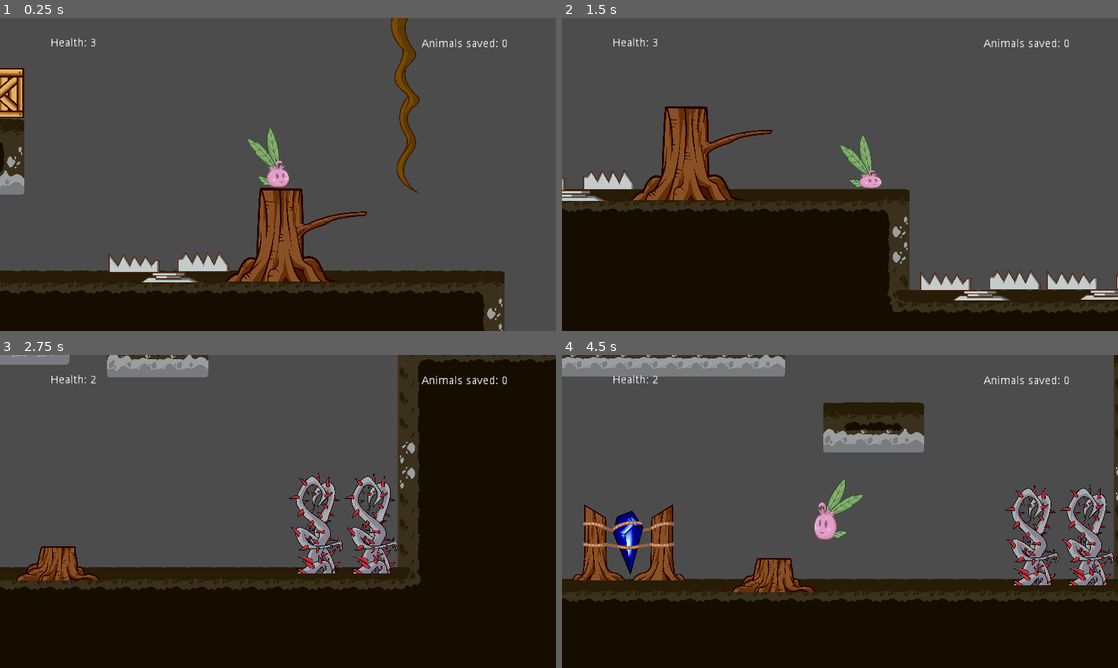
Above: before the commit, frames 1-4 (two rows, left to right).
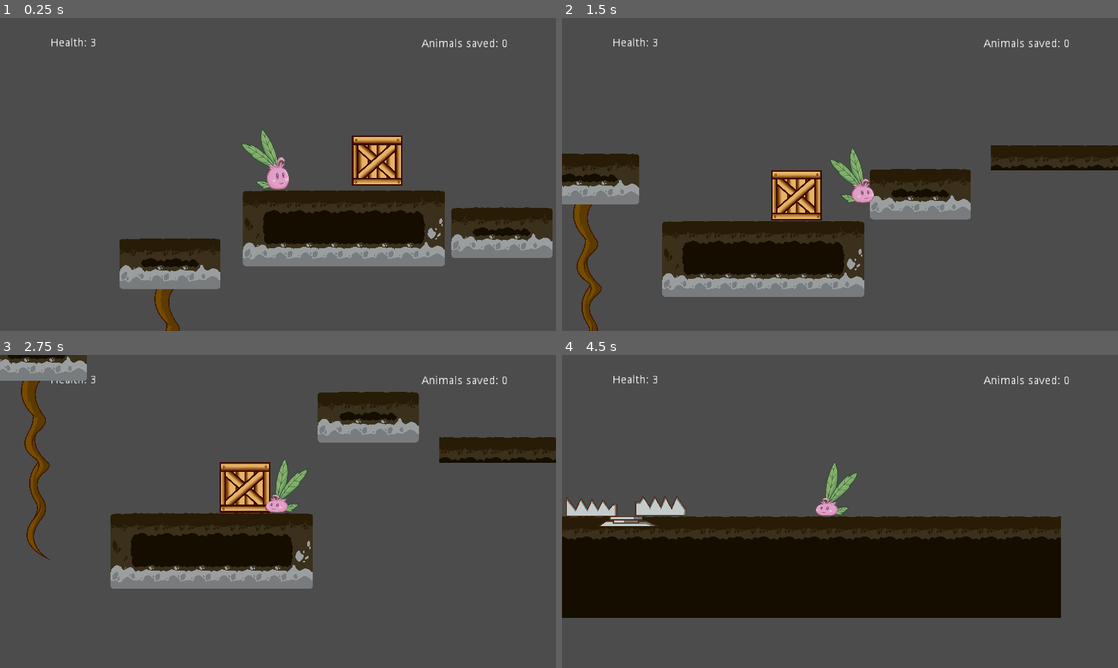
Above: after the commit, the same moments.

Repository: DamianKoch1/OnionsAdventure
Game: Godot game, scene res://Levels/Level 2.tscn
Two runs of this game, one before a commit and one after it. Both use one fixed random seed, a clock stepped at 60 frames per second and the inputs below. This scene is started directly instead of the project's main scene. The engine's default icon, where the game draws it, is replaced by a stand-in: a white triangle on a blue panel in a dark square.
Inputs:
- Up to frame 1 (0.25 s): no input
- Up to frame 2 (1.5 s): hold Right (ui_right) from 0.53 s (still down); tap E (push) at 0.6, 1.35 s; tap Space (jump) at 0.77 s
- Up to frame 3 (2.75 s): tap Space (jump) at 1.52 s; release Right (ui_right) at 2.03 s; hold Left (ui_left) from 2.03 s (still down); tap E (push) at 2.1 s
- Up to frame 4 (4.5 s): release Left (ui_left) at 2.78 s; hold Right (ui_right) 2.78-4.28 s; tap E (push) at 2.85, 3.6, 4.35 s; tap Space (jump) at 3.02, 3.77 s; hold Left (ui_left) from 4.28 s (still down)

The runs differ from the first frame. In frame 1, 36% of the frame differs, in the area x 0-100%, y 0-100%; in frame 2, 39%; in frame 3, 67%; in frame 4, 47%.

Commit message:
started working on box/platform bugfix

Diff:
--- a/Levels/Level 1.tscn
+++ b/Levels/Level 1.tscn
@@ -18,22 +18,22 @@
 [ext_resource path="res://Objects/Obstacles/Stump L.tscn" type="PackedScene" id=16]
 [ext_resource path="res://Assets/Trees/asset_tree_stump_large_1.png" type="Texture" id=17]
 
-[sub_resource type="RectangleShape2D" id=9]
+[sub_resource type="RectangleShape2D" id=1]
 
 custom_solver_bias = 0.0
 extents = Vector2( 10, 11.4254 )
 
-[sub_resource type="RectangleShape2D" id=10]
+[sub_resource type="RectangleShape2D" id=2]
 
 custom_solver_bias = 0.0
 extents = Vector2( 447.881, 10 )
 
-[sub_resource type="StreamTexture" id=13]
+[sub_resource type="StreamTexture" id=3]
 
 flags = 0
-load_path = "res://.import/asset_stone_large_2.png-02f56c717cb661d9d13b2c176d59a9bd.stex"
-
-[sub_resource type="StreamTexture" id=14]
+load_path = ""
+
+[sub_resource type="StreamTexture" id=4]
 
 flags = 0
 load_path = "res://.import/asset_stone_inamovable_3.png-94ee387bd991097ac861a2eaae47f874.stex"
@@ -98,22 +98,22 @@
 "values": [ 0.0, 90.0 ]
 }
 
-[sub_resource type="StreamTexture" id=15]
+[sub_resource type="StreamTexture" id=7]
 
 flags = 0
-load_path = "res://.import/asset_stone_gate_runes_2.png-3a7a8eff923c0515cbc5344a188026e2.stex"
-
-[sub_resource type="RectangleShape2D" id=11]
+load_path = ""
+
+[sub_resource type="RectangleShape2D" id=8]
 
 custom_solver_bias = 0.0
 extents = Vector2( 10, 10 )
 
-[sub_resource type="RectangleShape2D" id=12]
+[sub_resource type="RectangleShape2D" id=9]
 
 custom_solver_bias = 0.0
 extents = Vector2( 10, 10 )
 
-[node name="Level 1" index="0" instance=ExtResource( 1 )]
+[node name="Level 1" instance=ExtResource( 1 )]
 
 _sections_unfolded = [ "Transform" ]
 
@@ -697,7 +697,7 @@
 editor/display_folded = true
 position = Vector2( 9070, 220 )
 scale = Vector2( 0.104167, 0.104167 )
-texture = SubResource( 13 )
+texture = SubResource( 3 )
 
 [node name="CollisionPolygon2D" parent="stone/StaticBody2D" index="0"]
 
@@ -709,7 +709,7 @@
 position = Vector2( 9923.31, 311.022 )
 scale = Vector2( 0.104167, 0.104167 )
 z_index = 90
-texture = SubResource( 13 )
+texture = SubResource( 3 )
 flip_h = true
 _sections_unfolded = [ "Offset", "Transform", "Z Index" ]
 
@@ -874,7 +874,7 @@
 editor/display_folded = true
 position = Vector2( 12859.4, -47.6668 )
 scale = Vector2( 0.121272, 0.121272 )
-texture = SubResource( 15 )
+texture = SubResource( 7 )
 
 [node name="stump s 2" parent="." index="78" instance=ExtResource( 15 )]
 
--- a/Levels/Level 2.tscn
+++ b/Levels/Level 2.tscn
@@ -1,20 +1,29 @@
-[gd_scene load_steps=14 format=2]
+[gd_scene load_steps=15 format=2]
 
 [ext_resource path="res://Levels/LevelTemplate.tscn" type="PackedScene" id=1]
 [ext_resource path="res://Objects/Runes/EarthStone.tscn" type="PackedScene" id=2]
-[ext_resource path="res://Objects/Obstacles/Obstacle.tscn" type="PackedScene" id=3]
-[ext_resource path="res://Assets/Trees/asset_tree_stump_small_1.png" type="Texture" id=4]
-[ext_resource path="res://Assets/Trees/asset_tree_stump_medium_1.png" type="Texture" id=5]
-[ext_resource path="res://Assets/Trees/asset_twig_right_1.png" type="Texture" id=6]
-[ext_resource path="res://Objects/Trap/Trap.tscn" type="PackedScene" id=7]
-[ext_resource path="res://Objects/Obstacles/DamagingObstacle.tscn" type="PackedScene" id=8]
-[ext_resource path="res://Assets/asset_vine_thorns_1.png" type="Texture" id=9]
-[ext_resource path="res://Objects/Box/Box.tscn" type="PackedScene" id=10]
-[ext_resource path="res://Objects/Runes/FireStone.tscn" type="PackedScene" id=11]
-[ext_resource path="res://Objects/Ladder/Ladder.tscn" type="PackedScene" id=12]
-[ext_resource path="res://Objects/Ladder/asset_vine_1.png" type="Texture" id=13]
-
-[node name="Level 2" instance=ExtResource( 1 )]
+[ext_resource path="res://Objects/Trap/Trap.tscn" type="PackedScene" id=3]
+[ext_resource path="res://Objects/Obstacles/DamagingObstacle.tscn" type="PackedScene" id=4]
+[ext_resource path="res://Assets/asset_vine_thorns_1.png" type="Texture" id=5]
+[ext_resource path="res://Objects/Box/Box.tscn" type="PackedScene" id=6]
+[ext_resource path="res://Objects/Runes/FireStone.tscn" type="PackedScene" id=7]
+[ext_resource path="res://Objects/Ladder/Ladder.tscn" type="PackedScene" id=8]
+[ext_resource path="res://Objects/Ladder/asset_vine_1.png" type="Texture" id=9]
+[ext_resource path="res://Assets/Trees/asset_tree_stump_medium_1.png" type="Texture" id=10]
+[ext_resource path="res://Assets/Trees/asset_twig_right_1.png" type="Texture" id=11]
+[ext_resource path="res://Objects/Obstacles/Stump S.tscn" type="PackedScene" id=12]
+
+[sub_resource type="RectangleShape2D" id=1]
+
+custom_solver_bias = 0.0
+extents = Vector2( 10, 11.4254 )
+
+[sub_resource type="RectangleShape2D" id=2]
+
+custom_solver_bias = 0.0
+extents = Vector2( 447.881, 10 )
+
+[node name="Level 2" index="0" instance=ExtResource( 1 )]
 
 _sections_unfolded = [ "Transform" ]
 
@@ -24,7 +33,7 @@
 
 [node name="Onion" parent="." index="1"]
 
-position = Vector2( 1857.08, -326.653 )
+position = Vector2( 2156.46, -675.245 )
 
 [node name="TileMap" parent="." index="2"]
 
@@ -48,42 +57,7 @@
 
 position = Vector2( -3.8147e-006, -270 )
 
-[node name="stump s" parent="." index="6" instance=ExtResource( 3 )]
-
-editor/display_folded = true
-position = Vector2( -100, 70 )
-scale = Vector2( 0.055638, 0.057486 )
-texture = ExtResource( 4 )
-_sections_unfolded = [ "Offset", "Transform" ]
-
-[node name="CollisionPolygon2D" parent="stump s/StaticBody2D" index="0"]
-
-polygon = PoolVector2Array( 539.2, 0, 1437.87, 0, 1437.87, 695.822, 539.2, 695.822 )
-
-[node name="stump m" parent="." index="7" instance=ExtResource( 3 )]
-
-editor/display_folded = true
-position = Vector2( -270, -360 )
-scale = Vector2( 0.0765198, 0.095925 )
-texture = ExtResource( 5 )
-_sections_unfolded = [ "Offset", "Transform" ]
-
-[node name="CollisionPolygon2D" parent="stump m/StaticBody2D" index="0"]
-
-polygon = PoolVector2Array( 522.74, 0, 1306.85, 0, 1306.85, 938.233, 1568.22, 938.233, 1568.22, 1250.98, 261.37, 1250.98, 261.37, 938.233, 522.74, 938.233 )
-
-[node name="brunch right" parent="stump m" index="1" instance=ExtResource( 3 )]
-
-position = Vector2( 1176.17, 312.744 )
-scale = Vector2( 1.09309, 0.894834 )
-texture = ExtResource( 6 )
-_sections_unfolded = [ "Offset", "Transform" ]
-
-[node name="CollisionPolygon2D" parent="stump m/brunch right/StaticBody2D" index="0"]
-
-polygon = PoolVector2Array( 46.4655, 234.119, 74.1982, 177.369, 160.88, 184.998, 413.247, 93.1167, 696.121, 30.9614, 1045.84, 7.55054, 1072.92, 11.3201, 1038.11, 52.781, 798.29, 82.9343, 589.416, 124.396, 465.639, 180.933, 214.217, 271.393, 74.9678, 392.007 )
-
-[node name="moving Platform2" parent="." index="8" instance=ExtResource( 2 )]
+[node name="moving Platform2" parent="." index="6" instance=ExtResource( 2 )]
 
 editor/display_folded = true
 position = Vector2( 80, -290.902 )
@@ -94,25 +68,25 @@
 position = Vector2( 477.47, 3.33786e-006 )
 scale = Vector2( 1.62451, 0.999999 )
 
-[node name="Trap" parent="." index="9" instance=ExtResource( 7 )]
+[node name="Trap" parent="." index="7" instance=ExtResource( 3 )]
 
 editor/display_folded = true
 position = Vector2( 440.1, -194.59 )
 
-[node name="Trap2" parent="." index="10" instance=ExtResource( 7 )]
+[node name="Trap2" parent="." index="8" instance=ExtResource( 3 )]
 
 position = Vector2( 599.613, -193.681 )
 
-[node name="Trap3" parent="." index="11" instance=ExtResource( 7 )]
+[node name="Trap3" parent="." index="9" instance=ExtResource( 3 )]
 
 position = Vector2( 1060, -190 )
 
-[node name="thornbush" parent="." index="12" instance=ExtResource( 8 )]
+[node name="thornbush" parent="." index="10" instance=ExtResource( 4 )]
 
 editor/display_folded = true
 position = Vector2( 350, 40 )
 scale = Vector2( 0.041511, 0.041511 )
-texture = ExtResource( 9 )
+texture = ExtResource( 5 )
 _sections_unfolded = [ "Transform" ]
 
 [node name="CollisionShape2D" parent="thornbush/Collider" index="0"]
@@ -125,41 +99,33 @@
 position = Vector2( 9.02779, 13.3851 )
 scale = Vector2( 0.163041, 0.145038 )
 
-[node name="thornbush2" parent="." index="13" instance=ExtResource( 8 )]
+[node name="thornbush2" parent="." index="11" instance=ExtResource( 4 )]
 
 editor/display_folded = true
 position = Vector2( 280, 40 )
 scale = Vector2( 0.041511, 0.041511 )
-texture = ExtResource( 9 )
-_sections_unfolded = [ "Transform" ]
-
-[node name="thornbush3" parent="." index="14" instance=ExtResource( 8 )]
+texture = ExtResource( 5 )
+_sections_unfolded = [ "Transform" ]
+
+[node name="thornbush3" parent="." index="12" instance=ExtResource( 4 )]
 
 position = Vector2( -290, -310 )
 scale = Vector2( 0.041511, 0.041511 )
-texture = ExtResource( 9 )
-_sections_unfolded = [ "Transform" ]
-
-[node name="thornbush4" parent="." index="15" instance=ExtResource( 8 )]
+texture = ExtResource( 5 )
+_sections_unfolded = [ "Transform" ]
+
+[node name="thornbush4" parent="." index="13" instance=ExtResource( 4 )]
 
 position = Vector2( 1400, -440 )
 scale = Vector2( 0.041511, 0.041511 )
-texture = ExtResource( 9 )
-_sections_unfolded = [ "Transform" ]
-
-[node name="Box" parent="." index="16" instance=ExtResource( 10 )]
-
-position = Vector2( 860, -210 )
-
-[node name="Box2" parent="." index="17" instance=ExtResource( 10 )]
-
-position = Vector2( 1500, -400 )
-
-[node name="Box3" parent="." index="18" instance=ExtResource( 10 )]
-
-position = Vector2( 2280, -660 )
-
-[node name="moving Platform3" parent="." index="19" instance=ExtResource( 2 )]
+texture = ExtResource( 5 )
+_sections_unfolded = [ "Transform" ]
+
+[node name="Box3" parent="." index="14" instance=ExtResource( 6 )]
+
+position = Vector2( 2282.05, -682.556 )
+
+[node name="moving Platform3" parent="." index="15" instance=ExtResource( 2 )]
 
 editor/display_folded = true
 position = Vector2( 1250, -230 )
@@ -182,42 +148,19 @@
 position = Vector2( -7.48634e-005, -140 )
 scale = Vector2( 1.00001, 0.999999 )
 
-[node name="Trap4" parent="." index="20" instance=ExtResource( 7 )]
+[node name="Trap4" parent="." index="16" instance=ExtResource( 3 )]
 
 position = Vector2( 1721, -190 )
 
-[node name="Trap5" parent="." index="21" instance=ExtResource( 7 )]
+[node name="Trap5" parent="." index="17" instance=ExtResource( 3 )]
 
 position = Vector2( 2235.37, -63.5859 )
 
-[node name="Trap6" parent="." index="22" instance=ExtResource( 7 )]
+[node name="Trap6" parent="." index="18" instance=ExtResource( 3 )]
 
 position = Vector2( 2395.81, -64.5612 )
 
-[node name="stump m2" parent="." index="23" instance=ExtResource( 3 )]
-
-editor/display_folded = true
-position = Vector2( 1789.82, -296.592 )
-scale = Vector2( 0.0765198, 0.095925 )
-texture = ExtResource( 5 )
-_sections_unfolded = [ "Offset", "Transform" ]
-
-[node name="CollisionPolygon2D" parent="stump m2/StaticBody2D" index="0"]
-
-polygon = PoolVector2Array( 522.74, 0, 1306.85, 0, 1306.85, 938.233, 1568.22, 938.233, 1568.22, 1250.98, 261.37, 1250.98, 261.37, 938.233, 522.74, 938.233 )
-
-[node name="brunch right" parent="stump m2" index="1" instance=ExtResource( 3 )]
-
-position = Vector2( 1176.17, 312.744 )
-scale = Vector2( 1.09309, 0.894834 )
-texture = ExtResource( 6 )
-_sections_unfolded = [ "Offset", "Transform" ]
-
-[node name="CollisionPolygon2D" parent="stump m2/brunch right/StaticBody2D" index="0"]
-
-polygon = PoolVector2Array( 46.4655, 234.119, 74.1982, 177.369, 160.88, 184.998, 413.247, 93.1167, 696.121, 30.9614, 1045.84, 7.55054, 1072.92, 11.3201, 1038.11, 52.781, 798.29, 82.9343, 589.416, 124.396, 465.639, 180.933, 214.217, 271.393, 74.9678, 392.007 )
-
-[node name="moving Platform4" parent="." index="24" instance=ExtResource( 2 )]
+[node name="moving Platform4" parent="." index="19" instance=ExtResource( 2 )]
 
 editor/display_folded = true
 position = Vector2( 2020, -520 )
@@ -245,7 +188,7 @@
 position = Vector2( -2.17632, -366.834 )
 scale = Vector2( 2.81007, 1.35001 )
 
-[node name="moving Platform5" parent="." index="25" instance=ExtResource( 2 )]
+[node name="moving Platform5" parent="." index="20" instance=ExtResource( 2 )]
 
 position = Vector2( 2440, -570 )
 platformSpeed = 1.0
@@ -259,18 +202,131 @@
 position = Vector2( -2.17632, -220 )
 scale = Vector2( 2.81007, 2 )
 
+[node name="stump m 7" type="Sprite" parent="." index="21"]
+
+position = Vector2( -230.623, -372.312 )
+scale = Vector2( 0.0765978, 0.0959247 )
+texture = ExtResource( 10 )
+centered = false
+_sections_unfolded = [ "Offset", "Transform" ]
+__meta__ = {
+"_edit_group_": true
+}
+
+[node name="branch 2" type="Sprite" parent="stump m 7" index="0"]
+
+position = Vector2( 1127.71, 494.169 )
+scale = Vector2( 1.16478, 0.930097 )
+texture = ExtResource( 11 )
+centered = false
+_sections_unfolded = [ "Offset" ]
+
+[node name="StaticBody2D" type="StaticBody2D" parent="stump m 7/branch 2" index="0"]
+
+input_pickable = false
+collision_layer = 1
+collision_mask = 1
+constant_linear_velocity = Vector2( 0, 0 )
+constant_angular_velocity = 0.0
+friction = 1.0
+bounce = 0.0
+
+[node name="CollisionPolygon2D" type="CollisionPolygon2D" parent="stump m 7/branch 2/StaticBody2D" index="0"]
+
+build_mode = 0
+polygon = PoolVector2Array( 106.54, 310.559, 81.9783, 146.471, 431.996, 80.2121, 714.984, 27.0116, 1060.56, 12.2434, 1050.56, 142.115, 785.924, 166.172, 576.625, 209.476, 456.338, 233.533, 165.613, 295.791 )
+one_way_collision = true
+
+[node name="StaticBody2D2" type="StaticBody2D" parent="stump m 7" index="1"]
+
+input_pickable = false
+collision_layer = 1
+collision_mask = 1
+constant_linear_velocity = Vector2( 0, 0 )
+constant_angular_velocity = 0.0
+friction = 1.0
+bounce = 0.0
+
+[node name="CollisionShape2D" type="CollisionShape2D" parent="stump m 7/StaticBody2D2" index="0"]
+
+position = Vector2( 921.726, 621.795 )
+scale = Vector2( 37.0807, 54.671 )
+shape = SubResource( 1 )
+
+[node name="CollisionShape2D2" type="CollisionShape2D" parent="stump m 7/StaticBody2D2" index="1"]
+
+position = Vector2( 899.917, 1078.2 )
+scale = Vector2( 1.45442, 16.2295 )
+shape = SubResource( 2 )
+
+[node name="stump m 8" type="Sprite" parent="." index="22"]
+
+position = Vector2( 1799.41, -304.644 )
+scale = Vector2( 0.0765978, 0.0959247 )
+texture = ExtResource( 10 )
+centered = false
+_sections_unfolded = [ "Offset", "Transform" ]
+__meta__ = {
+"_edit_group_": true
+}
+
+[node name="branch 2" type="Sprite" parent="stump m 8" index="0"]
+
+position = Vector2( 1127.71, 494.169 )
+scale = Vector2( 1.16478, 0.930097 )
+texture = ExtResource( 11 )
+centered = false
+_sections_unfolded = [ "Offset" ]
+
+[node name="StaticBody2D" type="StaticBody2D" parent="stump m 8/branch 2" index="0"]
+
+input_pickable = false
+collision_layer = 1
+collision_mask = 1
+constant_linear_velocity = Vector2( 0, 0 )
+constant_angular_velocity = 0.0
+friction = 1.0
+bounce = 0.0
+
+[node name="CollisionPolygon2D" type="CollisionPolygon2D" parent="stump m 8/branch 2/StaticBody2D" index="0"]
+
+build_mode = 0
+polygon = PoolVector2Array( 106.54, 310.559, 81.9783, 146.471, 431.996, 80.2121, 714.984, 27.0116, 1060.56, 12.2434, 1050.56, 142.115, 785.924, 166.172, 576.625, 209.476, 456.338, 233.533, 165.613, 295.791 )
+one_way_collision = true
+
+[node name="StaticBody2D2" type="StaticBody2D" parent="stump m 8" index="1"]
+
+input_pickable = false
+collision_layer = 1
+collision_mask = 1
+constant_linear_velocity = Vector2( 0, 0 )
+constant_angular_velocity = 0.0
+friction = 1.0
+bounce = 0.0
+
+[node name="CollisionShape2D" type="CollisionShape2D" parent="stump m 8/StaticBody2D2" index="0"]
+
+position = Vector2( 921.726, 621.795 )
+scale = Vector2( 37.0807, 54.671 )
+shape = SubResource( 1 )
+
+[node name="CollisionShape2D2" type="CollisionShape2D" parent="stump m 8/StaticBody2D2" index="1"]
+
+position = Vector2( 899.917, 1078.2 )
+scale = Vector2( 1.45442, 16.2295 )
+shape = SubResource( 2 )
+
+[node name="stump s 1" parent="." index="23" instance=ExtResource( 12 )]
+
+position = Vector2( -100.477, 59.4658 )
+
 
 [editable path="moving Platform"]
-[editable path="stump s"]
-[editable path="stump m"]
-[editable path="stump m/brunch right"]
 [editable path="moving Platform2"]
 [editable path="Trap"]
 [editable path="thornbush"]
 [editable path="moving Platform3"]
 [editable path="moving Platform3/TileMap/FireSalamander"]
-[editable path="stump m2"]
-[editable path="stump m2/brunch right"]
 [editable path="moving Platform4"]
 [editable path="moving Platform4/TileMap/Ladder"]
 [editable path="moving Platform5"]
--- a/Levels/Prototype 0.tscn
+++ b/Levels/Prototype 0.tscn
@@ -34,7 +34,7 @@
 "points": PoolVector2Array( 0, 0, 0, 0, -80.5574, 170.197, 0, 0, 0, 0, -80.5574, 170.197, 0, 0, 0, 0, -80.5574, 170.197, 0, 0, 0, 0, 93.5848, 168.866, 0, 0, 0, 0, 102.868, 71.1767, 0, 0, 0, 0, -36.7438, 12.451, 0, 0, 0, 0, -147.547, 99.9855, 0, 0, 0, 0, -80.5574, 170.197 )
 }
 
-[node name="Prototype 0" type="Node" index="0"]
+[node name="Prototype 0" type="Node"]
 
 [node name="Goal" parent="." index="0" instance=ExtResource( 1 )]
 
--- a/Objects/Box/Box.gd
+++ b/Objects/Box/Box.gd
@@ -12,7 +12,7 @@
 	rayUpdate()
 	if isPushed == true:
 		motion.x = player.motion.x
-		if abs(player.motion.y) >= 25 || abs(motion.y) >= 25:
+		if abs(player.motion.y) >= 45 || abs(motion.y) >= 45:
 			isPushed = false
 	else:
 		motion.x = lerp(motion.x, 0, brakeSpeed)
@@ -37,6 +37,7 @@
 			ray.add_exception(col)
 		if global_position.distance_to(ray.get_collision_point()) <= 40:
 			attachTo(col)
+			motion.y = 0
 		elif global_position.distance_to(ray.get_collision_point()) > 40:
 			attachTo(worldNode)
 	else:
@@ -44,8 +45,10 @@
 
 func attachTo(obj):
 	if obj.get_class() != "Area2D" && obj != get_parent():
+		var temp = isPushed
 		var transf = get_global_transform()
 		get_parent().remove_child(self)
 		obj.add_child(self)
 		set_global_transform(transf)
 		rotation_degrees = 0
+		isPushed = temp
Not shown: 7 places in Levels/Level 1.tscn that only renumber resources
Not shown: 2 places in Levels/Level 2.tscn that only renumber resources
